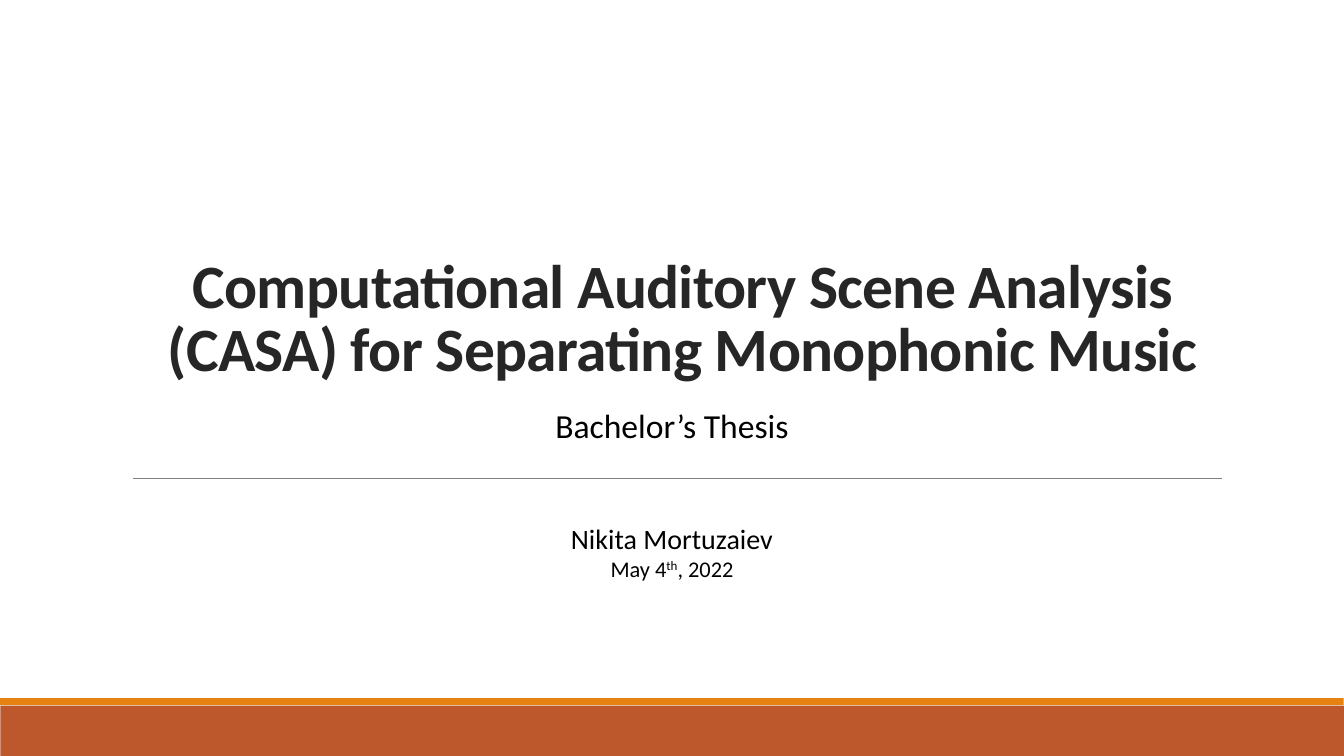
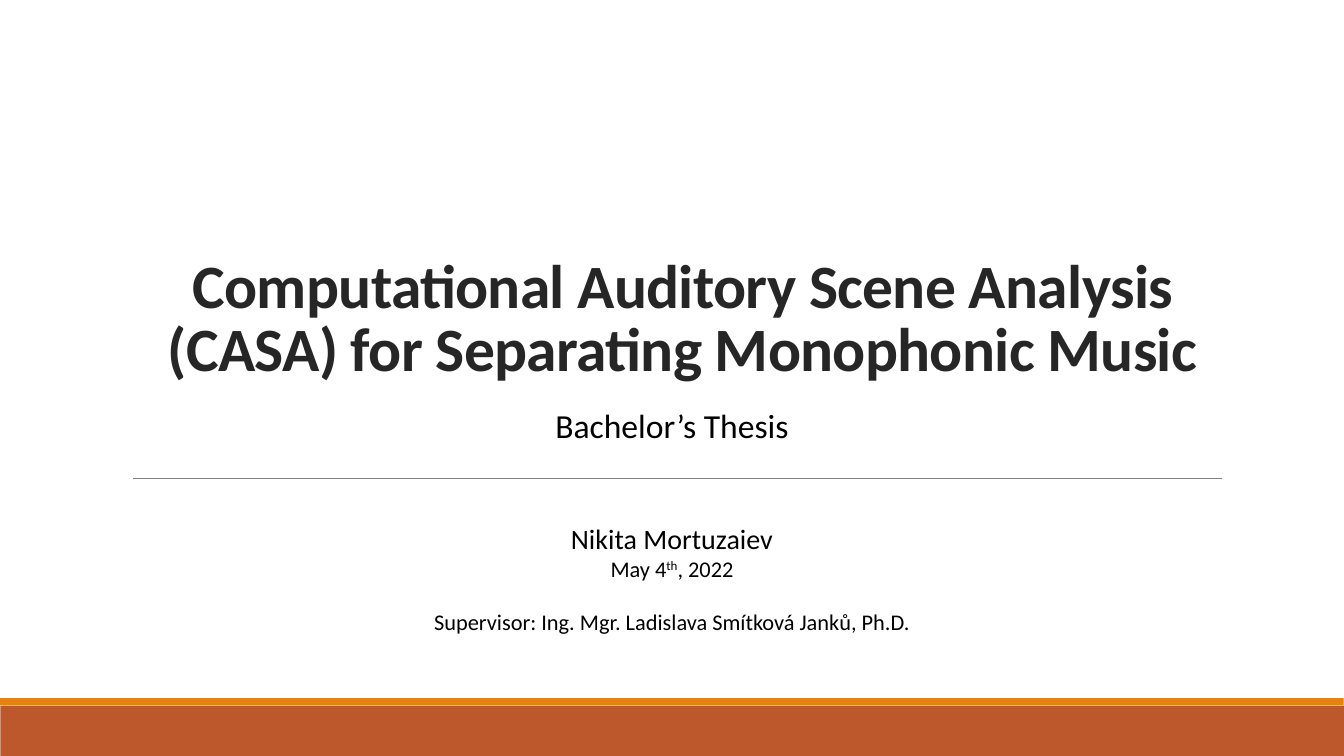
Before and after one commit to salveron/bachelors_thesis, a slide deck: slide 1 of presentation/presentation.pptx. Drawn at 1344x756 pixels with LibreOffice and Linux fonts; fonts in the diff are those of the drawing. Boxes give left, top, right and bottom in pixels: in the first picture for what was removed or moved away, otherwise in the second. Text is boxed around its words. In the diff, an @@ line names an element or a change of style, - is before the commit and + after.

```diff
--- a/presentation/presentation.pptx
+++ b/presentation/presentation.pptx
@@ text at [434, 614, 910, 634]: paragraph added @@
+Supervisor: Ing. Mgr. Ladislava Smítková Janků, Ph.D.
```
Also in this commit, not shown: 2 other slides changed, 1 slide added, 1 slide removed, 8 other files.
